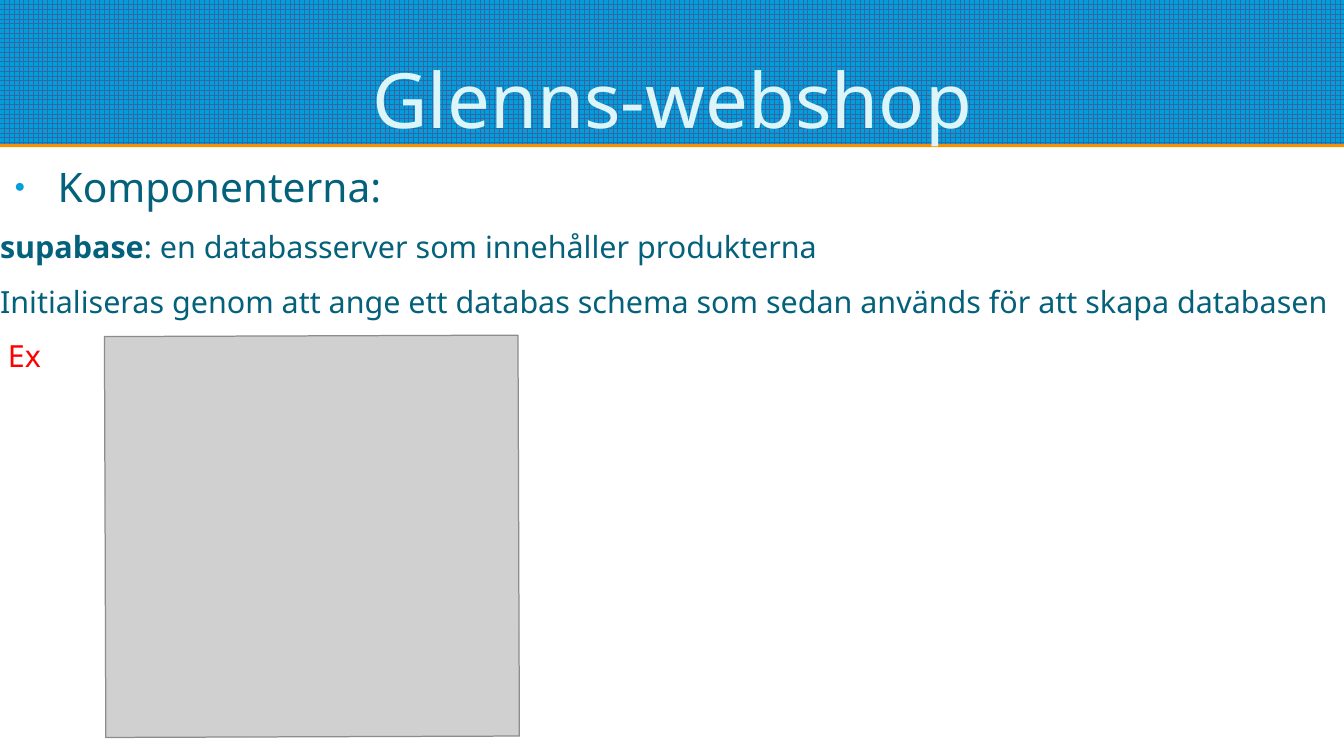
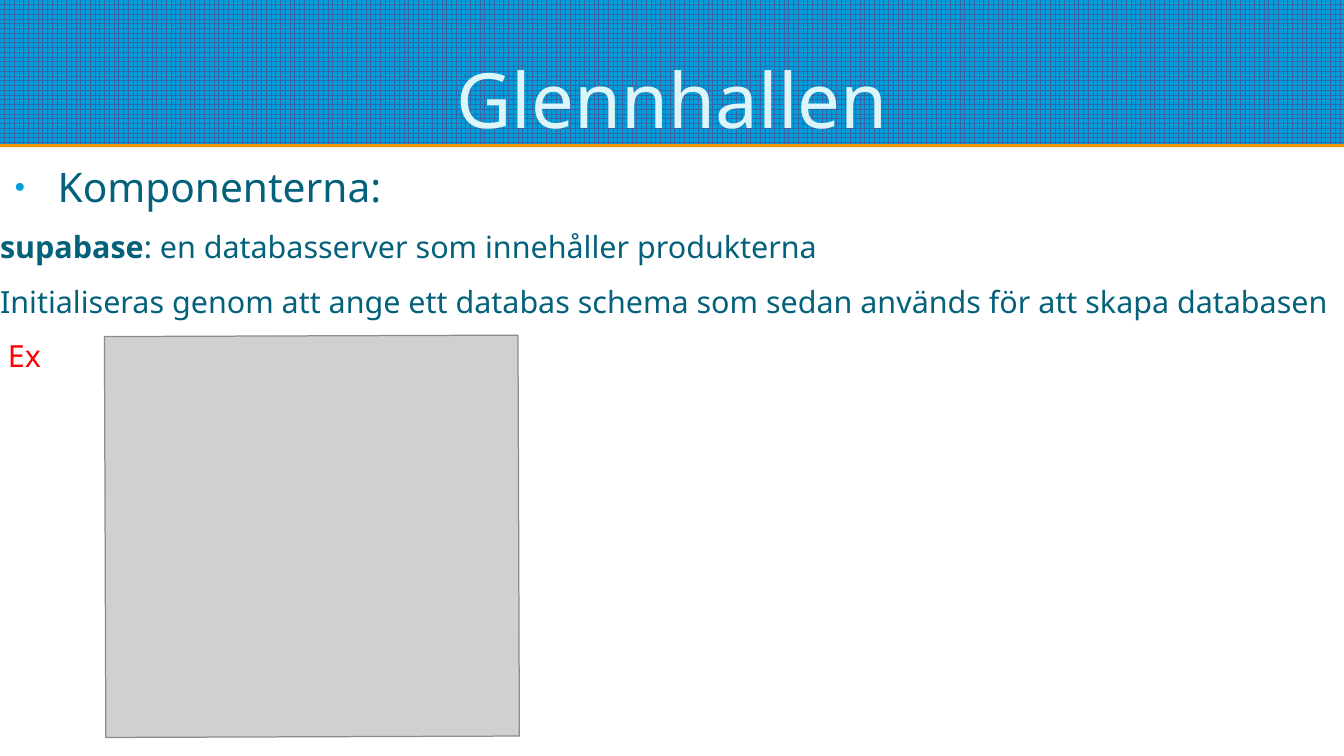
Before and after one commit to pontusOlssonGit/glenns-webshop, a slide deck: slide 7 of redovisning.odp. Drawn at 1344x756 pixels with LibreOffice and Linux fonts; fonts in the diff are those of the drawing; grey boxes stand for pictures. Boxes give left, top, right and bottom in pixels: in the first picture for what was removed or moved away, otherwise in the second. Text is boxed around its words. In the diff, an @@ line names an element or a change of style, - is before the commit and + after.

```diff
--- a/redovisning.odp
+++ b/redovisning.odp
@@ title at (x1=456, y1=57, x2=888, y2=148): text changed @@
-Glenns-webshop
+Glennhallen
```
Also in this commit, not shown: 9 other slides changed, 1 slide added, 4 other files.
